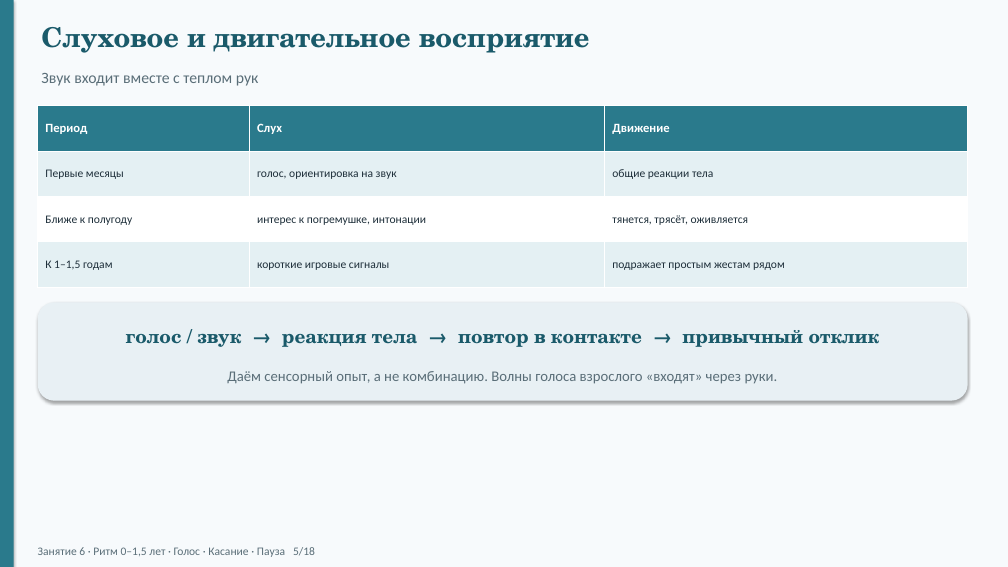
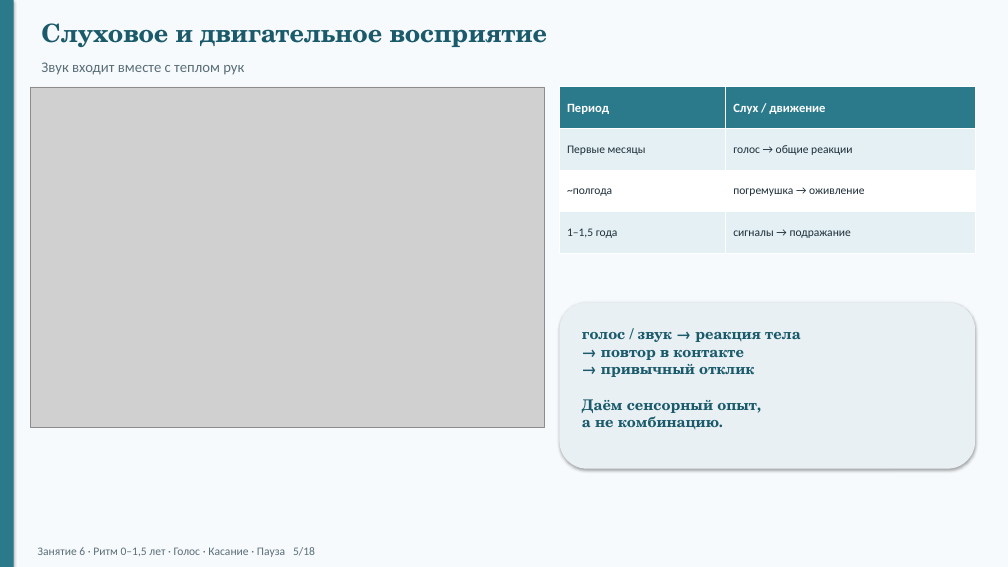
Before and after one commit to Maer-Yakov/vpn-client, a slide deck: slide 5 of docs/konspekty/zanyatie-06-prezentaciya.pptx. Drawn at 1008x567 pixels with LibreOffice and Linux fonts; fonts in the diff are those of the drawing; grey boxes stand for pictures. Boxes give left, top, right and bottom in pixels: in the first picture for what was removed or moved away, otherwise in the second. Text is boxed around its words. In the diff, an @@ line names an element or a change of style, - is before the commit and + after.

```diff
--- a/docs/konspekty/zanyatie-06-prezentaciya.pptx
+++ b/docs/konspekty/zanyatie-06-prezentaciya.pptx
@@ text "Слуховое и двигательное восприятие" at [41,23,548,47]: size 26 to 24 pt @@
@@ text "Звук входит вместе с теплом ...": place and size @@
-text "Звук входит вместе с теплом ..." at [41,73,259,86]
+text "Звук входит вместе с теплом ..." at [41,62,244,75]
@@ text "Звук входит вместе с теплом ..." at [41,62,244,75]: size 15 to 14 pt @@
@@ picture added at [30,87,544,427] @@
@@ table at [560,87,975,253] @@
-column 1: Период | Первые месяцы | Ближе к полугоду | К 1–1,5 годам
-column 2: Слух | голос, ориентировка на звук | интерес к погремушке, интонации | короткие игровые сигналы
-column 3: Движение | общие реакции тела | тянется, трясёт, оживляется | подражает простым жестам рядом
+column 1: Период | Первые месяцы | ~полгода | 1–1,5 года
+column 2: Слух / движение | голос → общие реакции | погремушка → оживление | сигналы → подражание
@@ table: place and size @@
-table at [38,106,968,287]
+table at [560,87,975,253]
@@ rounded rectangle: place and size @@
-rounded rectangle at [38,302,968,401]
+rounded rectangle at [560,302,975,469]
@@ text removed at [126,330,880,347] @@
-голос / звук → реакция тела → повтор в контакте → привычный отклик
@@ text at [582,332,801,429]: text changed; font Calibri to TeX Gyre Schola; text colour #5A6E78 to #1A5A6A; bold on @@
-Даём сенсорный опыт, а не комбинацию. Волны голоса взрослого «входят» через руки.
+голос / звук → реакция тела
+→ повтор в контакте
+→ привычный отклик
+Даём сенсорный опыт,
+а не комбинацию.
```
Also in this commit, not shown: 17 other slides changed, 21 other files.
